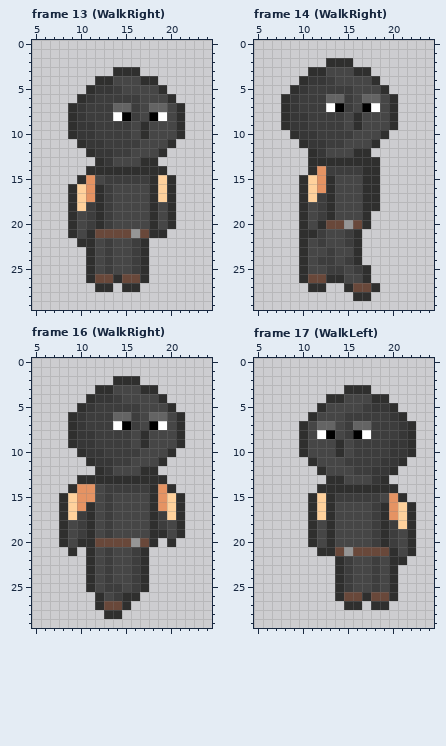
Two versions of one pixel-art file, Sprites Sisi/Biggy.aseprite. The first picture shows the starting point.
32x32 pixels, 20 frames. Colours within 5 levels of each other are drawn and written as one. Shown: frame 13 (WalkRight): x 5..24, y 0..29; frame 14 (WalkRight): x 5..24, y 0..29; frame 16 (WalkRight): x 5..24, y 0..29; frame 17 (WalkLeft): x 5..24, y 0..29. The commit also changed other frames, which this record leaves out.
The result:
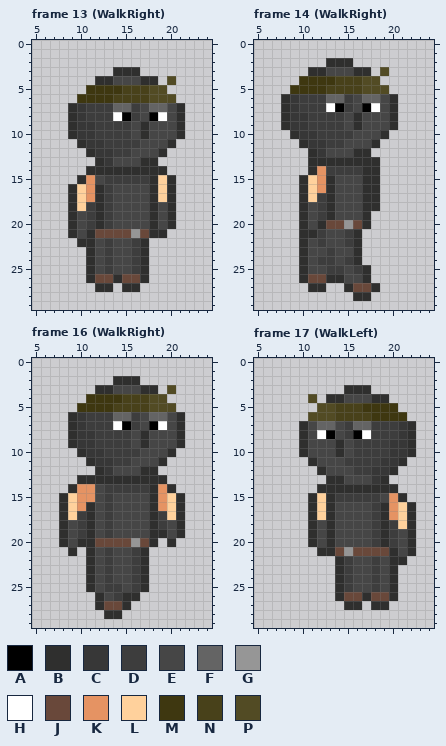
Palette (. is transparent): A #000000  B #2f2f2e  C #373737  D #3d3d3d  E #464646  F #646464  G #969696  H #ffffff  J #69483a  K #e59363  L #ffd19c  M #3e3710  N #48411a  P #524b24
The exact change:
Frame 13 (WalkRight):
y 4: x 20 . -> P
y 5: x 11..19 BCCDEEEEB -> MMMMNNNPP
y 6: x 10..20 BCDDDDDEEEB -> MMMMNNNNPPP
Frame 14 (WalkRight):
y 3: x 19 . -> P
y 4: x 10..18 BCCDEEEEB -> MMMMNNNPP
y 5: x 9..19 BCDDDDDEEEB -> MMMMNNNNPPP
Frame 16 (WalkRight):
y 3: x 20 . -> P
y 4: x 11..19 BCCDEEEEB -> MMMMNNNPP
y 5: x 10..20 BCDDDDDEEEB -> MMMMNNNNPPP
Frame 17 (WalkLeft):
y 4: x 11 . -> P
y 5: x 12..20 BEEEEDCCB -> PPNNNMMMM
y 6: x 11..21 BEEEDDDDDCB -> PPPNNNNMMMM
Changed places in both pictures, as pixel boxes (x1, y1, x2, y2):
changed: (77, 76, 176, 103)
changed: (290, 67, 389, 94)
changed: (77, 385, 176, 412)
changed: (308, 394, 407, 421)
